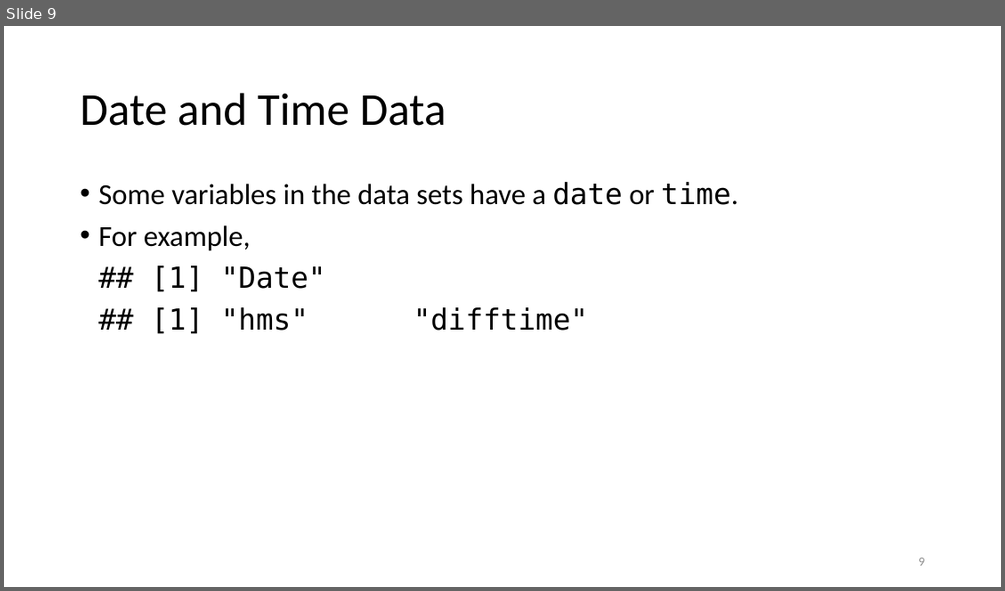
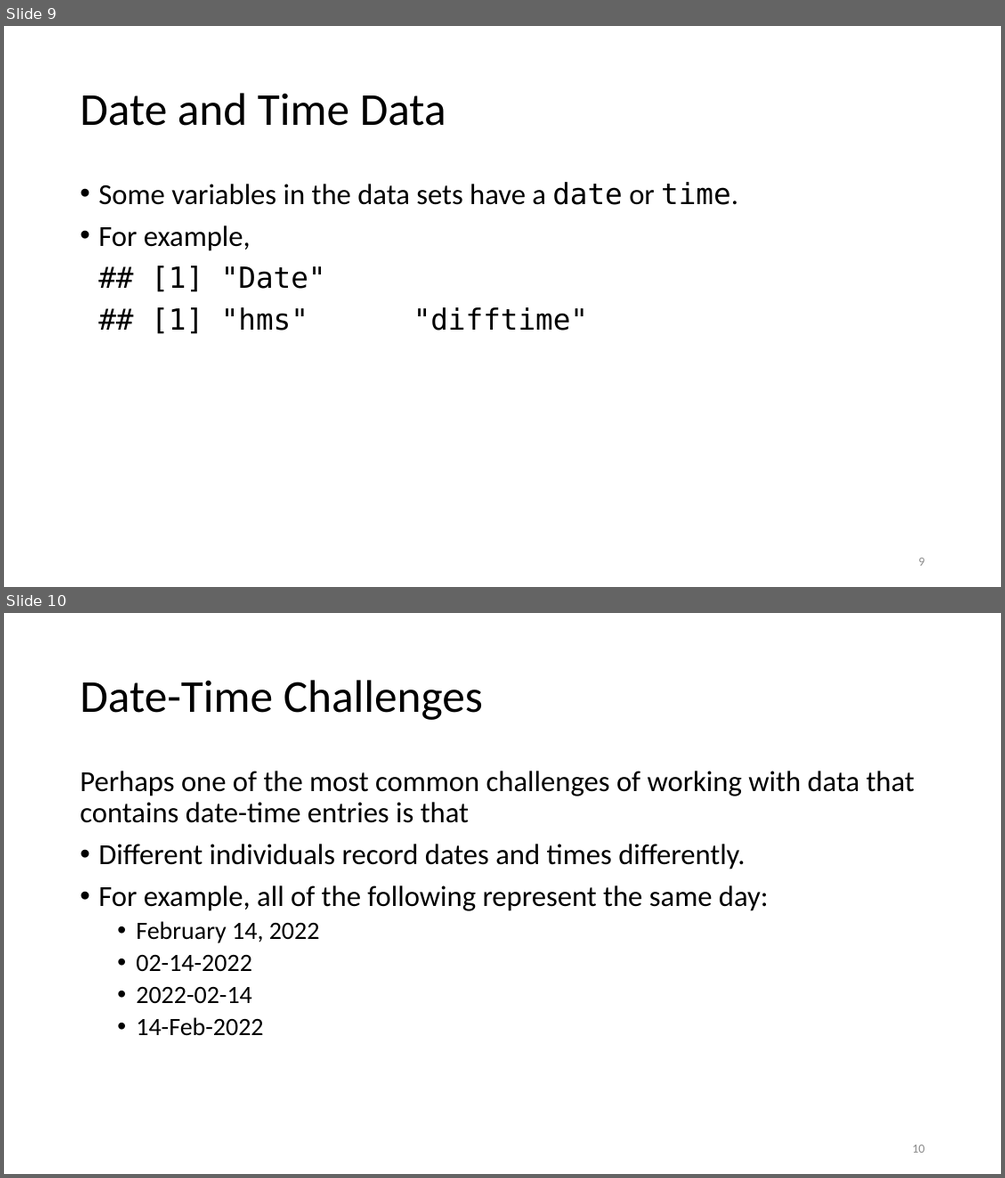
Before and after one commit to jmgraham30/SWBmodules, a slide deck: slides/dates_times_with_r.pptx. Shown one above the other, each under a label of ours: slide 9 before the commit, slides 9 and 10 after it. The pictures are 1005x591 and 1005x1178 pixels, drawn with LibreOffice and Linux fonts; fonts in the diff are those of the drawing. Boxes give left, top, right and bottom in pixels: in the first picture for what was removed or moved away, otherwise in the second. Text is boxed around its words. In the diff, an @@ line names an element or a change of style, - is before the commit and + after.

```diff
--- a/slides/dates_times_with_r.pptx
+++ b/slides/dates_times_with_r.pptx
@@ slide 10 added at (4, 613, 1001, 1174), background #FFFFFF @@
@@ title added at (80, 680, 483, 720), 44 pt, text #000000 @@
+Date-Time Challenges
@@ text added at (80, 771, 914, 1036), 28 pt, text #000000 @@
+Perhaps one of the most common challenges of working with data that contains date-time entries is that
+• Different individuals record dates and times differently.
+• For example, all of the following represent the same day:
+  • February 14, 2022
+  • 02-14-2022
+  • 2022-02-14
+  • 14-Feb-2022
@@ page number added at (912, 1144, 924, 1152), 12 pt, text #8C8C8C @@
+10
```
Also in this commit, not shown: 2 slides changed, 4 other slides added, 4 slides removed, 2 other files.
